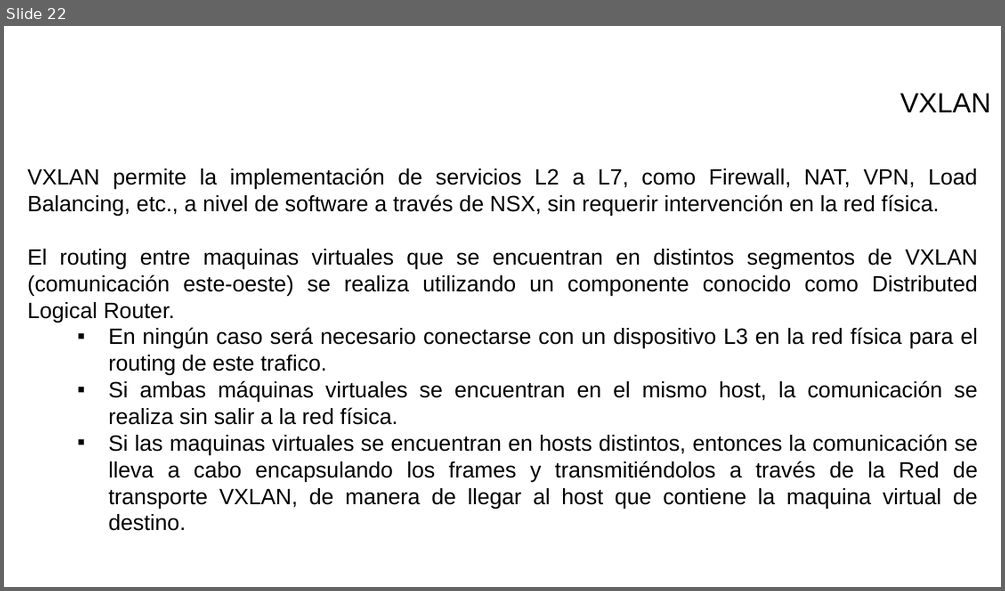
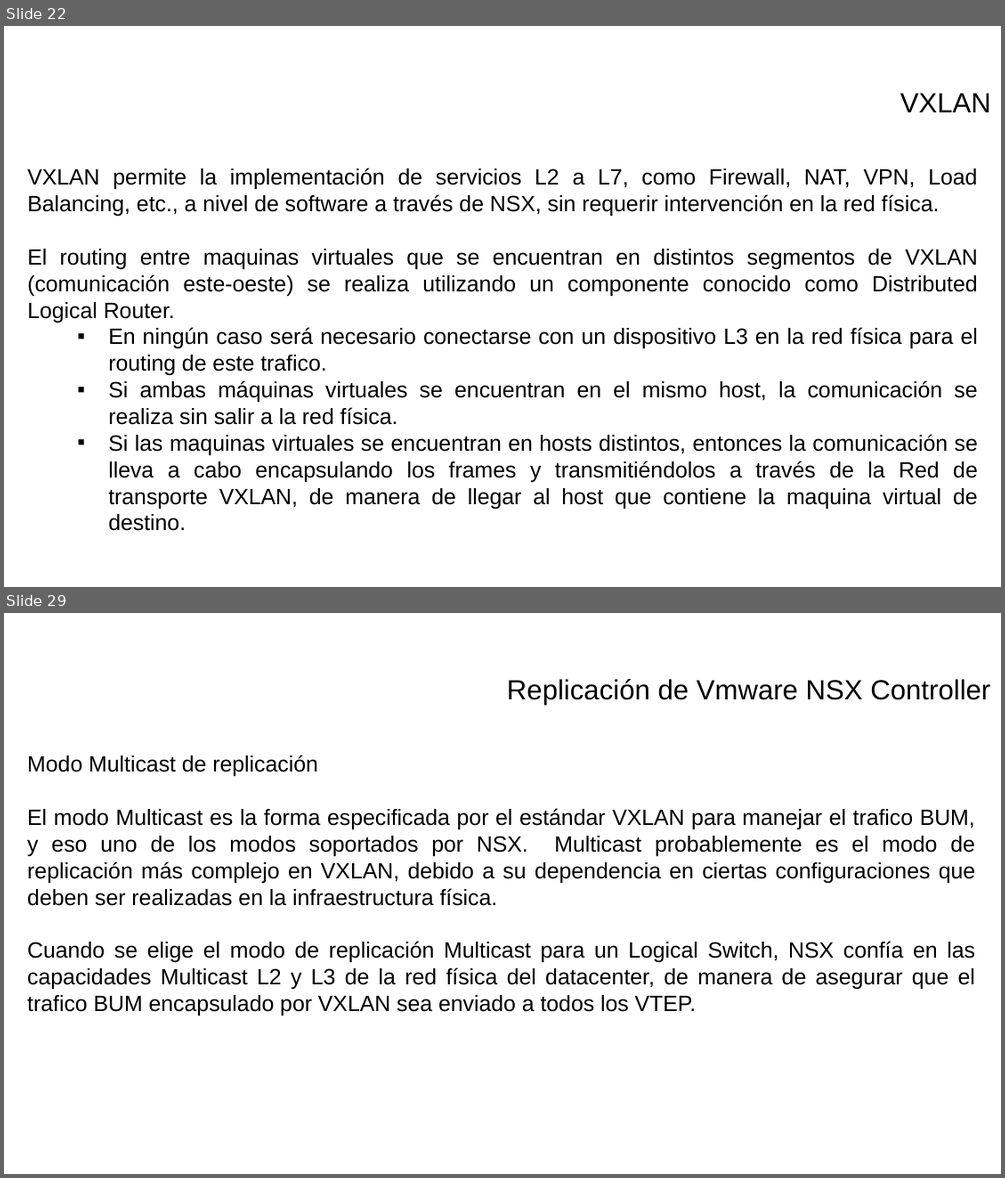
Before and after one commit to israelcts/curso_vmware_nsx_sedena, a slide deck: VMWare - II.pptx. Shown one above the other, each under a label of ours: slide 22 before the commit, slides 22 and 29 after it; the slides between them are not shown. The pictures are 1005x591 and 1005x1178 pixels, drawn with LibreOffice and Linux fonts; fonts in the diff are those of the drawing; background and template pictures are left out. Boxes give left, top, right and bottom in pixels: in the first picture for what was removed or moved away, otherwise in the second. Text is boxed around its words. In the diff, an @@ line names an element or a change of style, - is before the commit and + after.

```diff
--- a/VMWare - II.pptx
+++ b/VMWare - II.pptx
@@ slide 29 added at (x1=4, y1=613, x2=1001, y2=1174), background picture (left out) @@
@@ text added at (x1=507, y1=679, x2=990, y2=706), 20 pt, text #000000 @@
+Replicación de Vmware NSX Controller
@@ text added at (x1=27, y1=755, x2=975, y2=1015), 16 pt, text #000000 @@
+Modo Multicast de replicación
+El modo Multicast es la forma especificada por el estándar VXLAN para manejar el trafico BUM, y eso uno de los modos soportados por NSX. Multicast probablemente es el modo de replicación más complejo en VXLAN, debido a su dependencia en ciertas configuraciones que deben ser realizadas en la infraestructura física.
+Cuando se elige el modo de replicación Multicast para un Logical Switch, NSX confía en las capacidades Multicast L2 y L3 de la red física del datacenter, de manera de asegurar que el trafico BUM encapsulado por VXLAN sea enviado a todos los VTEP.
```
Also in this commit, not shown: 9 other slides added.
